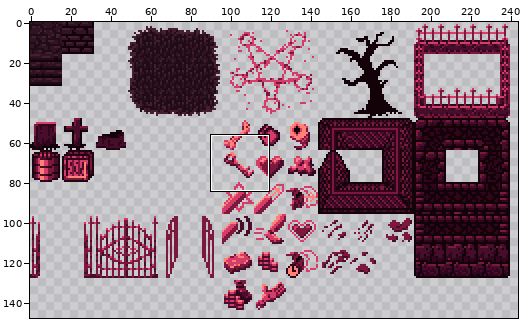
Pixel-art file -- ZarguufsGraveyardAdventure/Assets/Images/tilesheet1.aseprite. Above, an overview of the earlier version with the close-up marked.
Close-up. Before the edit:
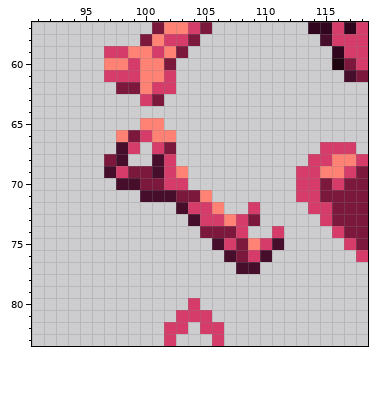
256x256 pixels, 1 frame. Shown: x 91..118, y 57..83. The wide view leaves out empty margins.
The same view after the edit:
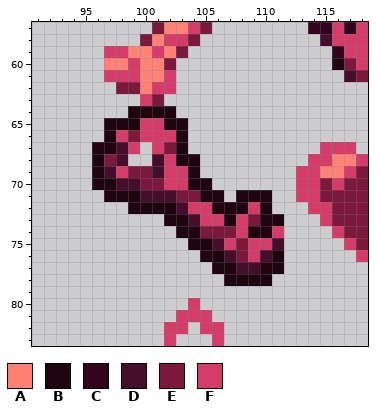
Palette (. is transparent): A #ff8274  B #1f0510  C #31051e  D #460e2b  E #7c183c  F #d53c6a
Change:
Changed rows in their new state; - is an unchanged pixel.
Layer "Layer 1":
first column x 96:
64 ---BBBB---------
65 -BBBFFBB--------
66 -BF--FFB--------
67 BB-----B--------
68 B------BB-------
69 B------FB-------
70 BB------BB------
71 -BBB-----BB-BBB-
72 ---BBBB---BBB-B-
73 ------BB---B--BB
74 -------BB----BB-
75 --------BB---F--
76 ---------BB----B
77 ----------BB--BB
78 -----------BBBB-
Boxes around the changes in both close-ups, in picture pixels (x1, y1, x2, y2):
changed: (92, 106, 284, 286)
